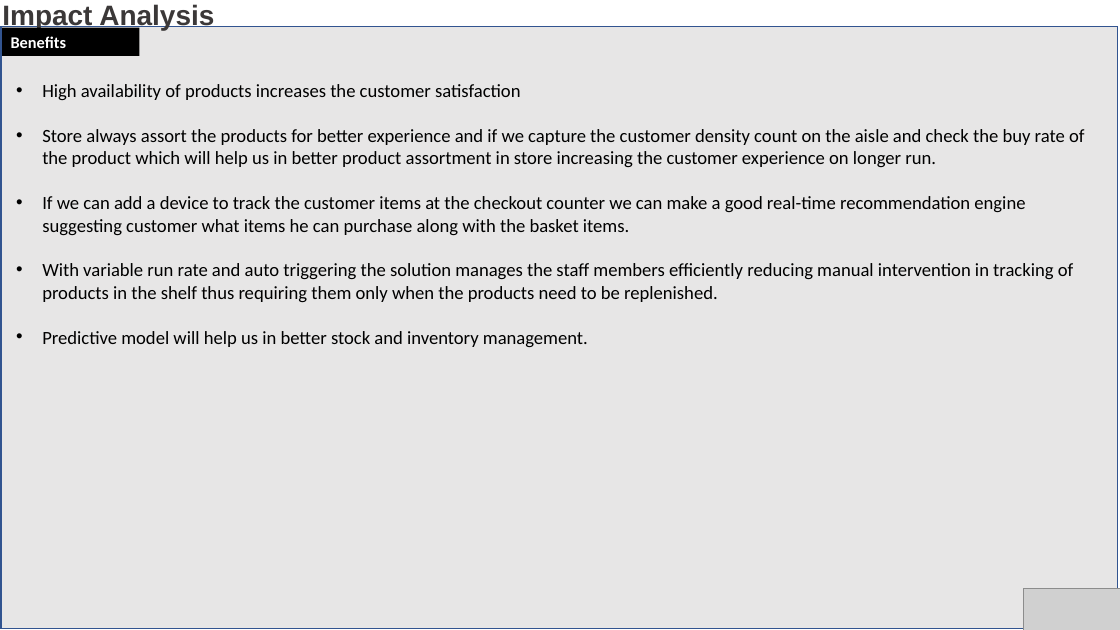
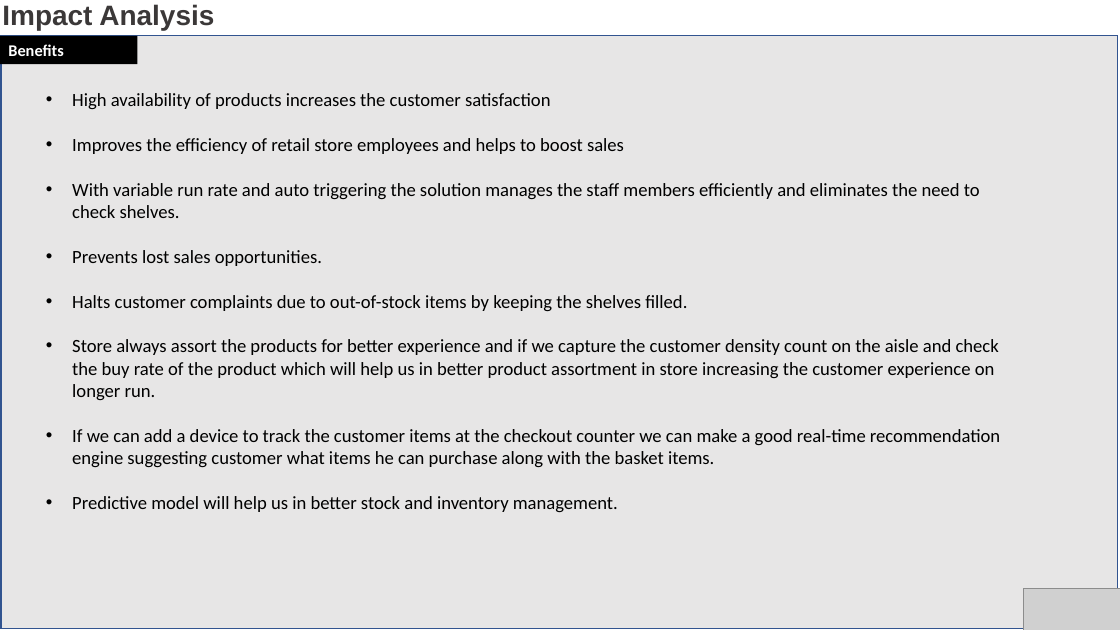
Before and after one commit to ankitnamdeo34/hackerearth_p-g, a slide deck: slide 3 of P_and_G_modified.pptx. Drawn at 1120x630 pixels with LibreOffice and Linux fonts; fonts in the diff are those of the drawing; grey boxes stand for pictures. Boxes give left, top, right and bottom in pixels: in the first picture for what was removed or moved away, otherwise in the second. Text is boxed around its words. In the diff, an @@ line names an element or a change of style, - is before the commit and + after.

Commit message:
adding ppt

```diff
--- a/P_and_G_modified.pptx
+++ b/P_and_G_modified.pptx
@@ rectangle "Benefits": place and size @@
-rectangle "Benefits" at (3,28,140,56)
+rectangle "Benefits" at (0,36,138,65)
@@ rectangle: place and size @@
-rectangle at (1,26,1117,628)
+rectangle at (1,36,1117,629)
@@ text "High availability of products increases ...": place and size @@
-text "High availability of products increases ..." at (42,84,1084,347)
+text "High availability of products increases ..." at (72,93,1000,512)
@@ text at (72,138,980,311): paragraphs added @@
+• Improves the efficiency of retail store employees and helps to boost sales
+• With variable run rate and auto triggering the solution manages the staff members efficiently and eliminates the need to check shelves.
+• Prevents lost sales opportunities.
+• Halts customer complaints due to out-of-stock items by keeping the shelves filled.
@@ text at (42,263,1073,302): paragraph removed @@
-• With variable run rate and auto triggering the solution manages the staff members efficiently reducing manual intervention in tracking of products in the shelf thus requiring them only when the products need to be replenished.
```
Also in this commit, not shown: 2 other slides changed.
